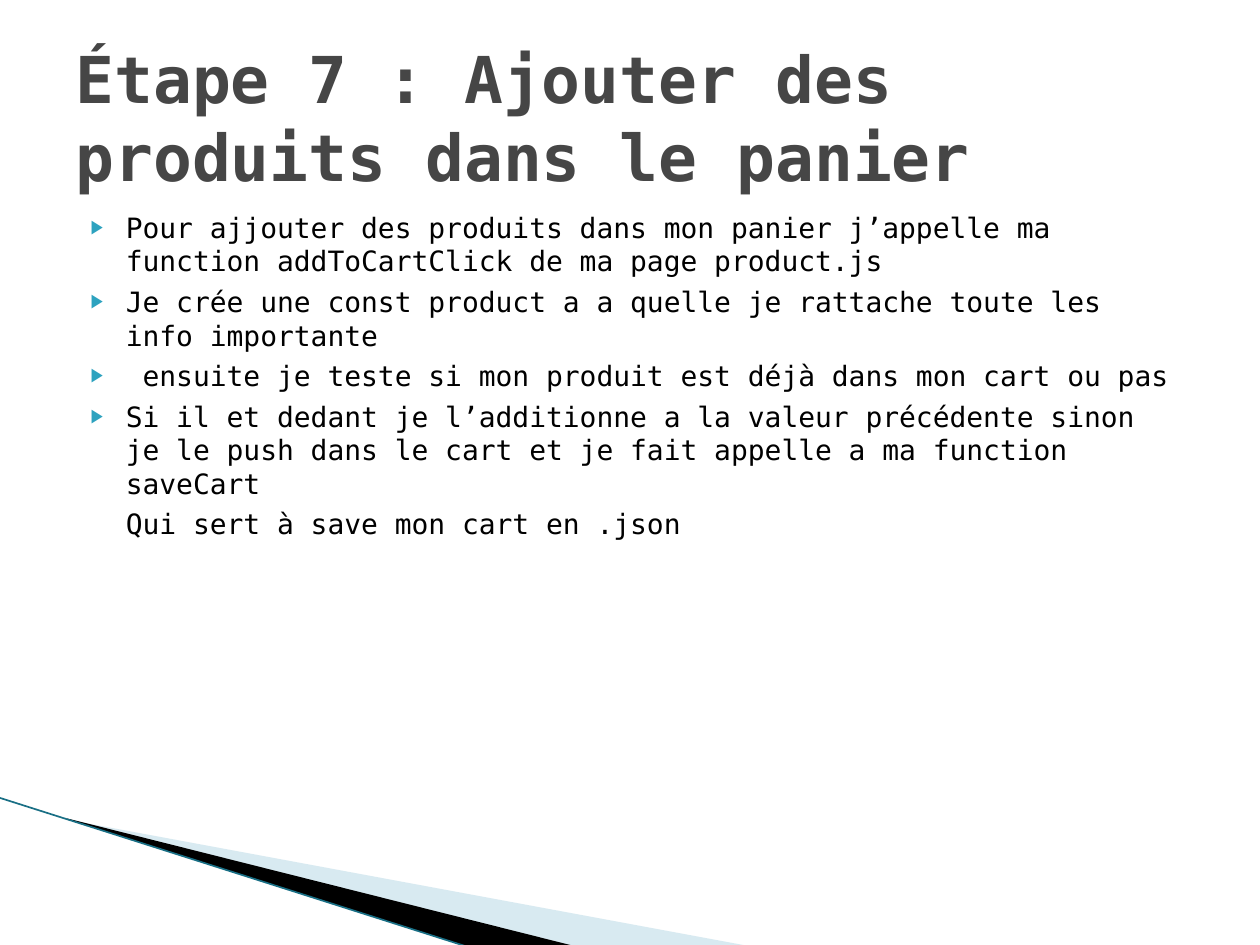
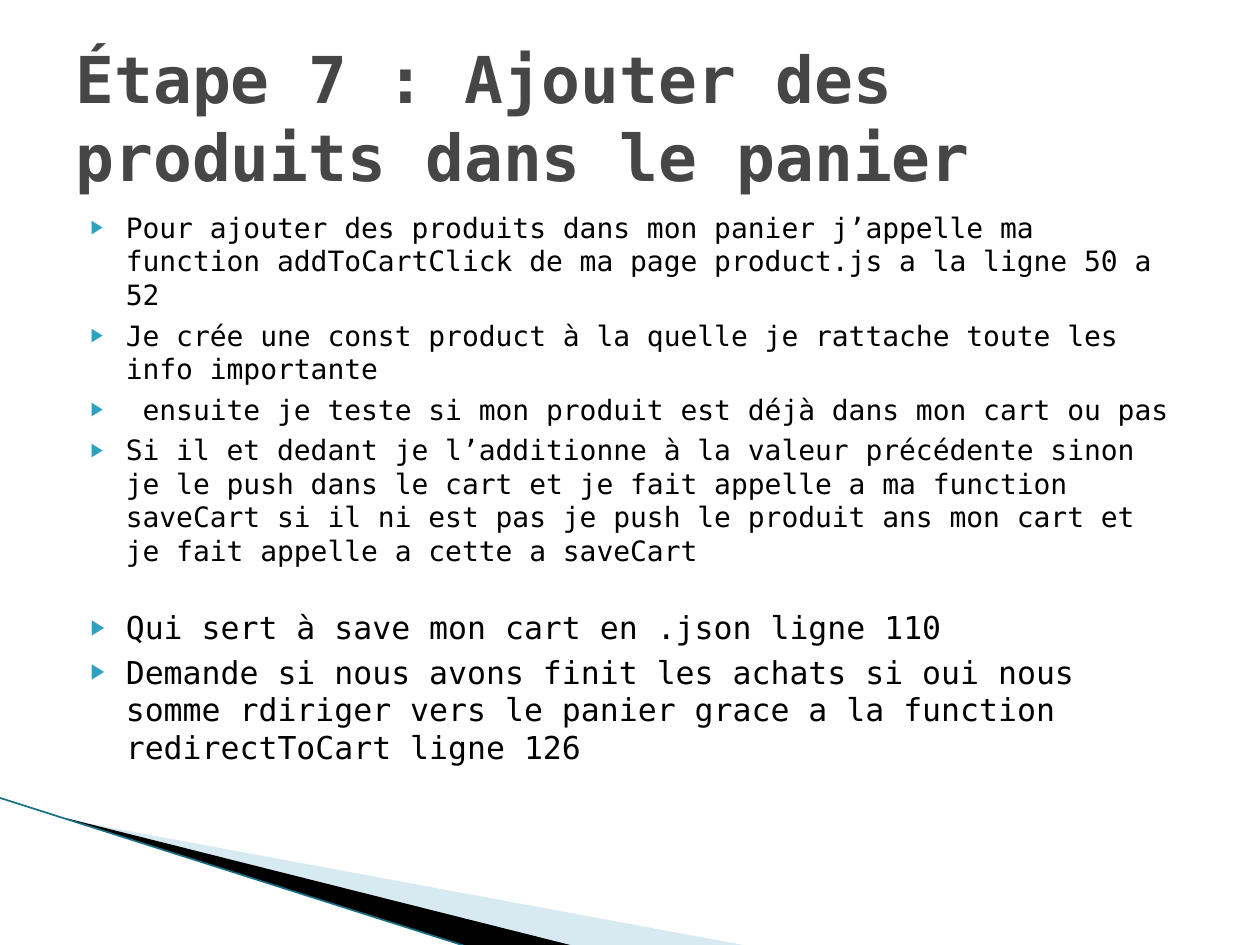
Before and after one commit to gwenaelgressier/GwenaelGressier_05_04042022, a slide deck: slide 9 of Nouveau Présentation Microsoft Office PowerPoint.pptx. Drawn at 1260x945 pixels with LibreOffice and Linux fonts; fonts in the diff are those of the drawing; background and template pictures are left out. Boxes give left, top, right and bottom in pixels: in the first picture for what was removed or moved away, otherwise in the second. Text is boxed around its words. In the diff, an @@ line names an element or a change of style, - is before the commit and + after.

```diff
--- a/Nouveau Présentation Microsoft Office PowerPoint.pptx
+++ b/Nouveau Présentation Microsoft Office PowerPoint.pptx
@@ text at (126, 216, 1152, 385): text changed @@
-▶ Pour ajjouter des produits dans mon panier j’appelle ma function addToCartClick de ma page product.js
-▶ Je crée une const product a a quelle je rattache toute les info importante
+▶ Pour ajouter des produits dans mon panier j’appelle ma function addToCartClick de ma page product.js a la ligne 50 a 52
+▶ Je crée une const product à la quelle je rattache toute les info importante
@@ text at (126, 438, 1135, 766): text changed @@
-▶ Si il et dedant je l’additionne a la valeur précédente sinon je le push dans le cart et je fait appelle a ma function saveCart
-Qui sert à save mon cart en .json
+▶ Si il et dedant je l’additionne à la valeur précédente sinon je le push dans le cart et je fait appelle a ma function saveCart si il ni est pas je push le produit ans mon cart et je fait appelle a cette a saveCart
+▶ Qui sert à save mon cart en .json ligne 110
+▶ Demande si nous avons finit les achats si oui nous somme rdiriger vers le panier grace a la function redirectToCart ligne 126
```
Also in this commit, not shown: 11 other slides changed, 3 other files.
